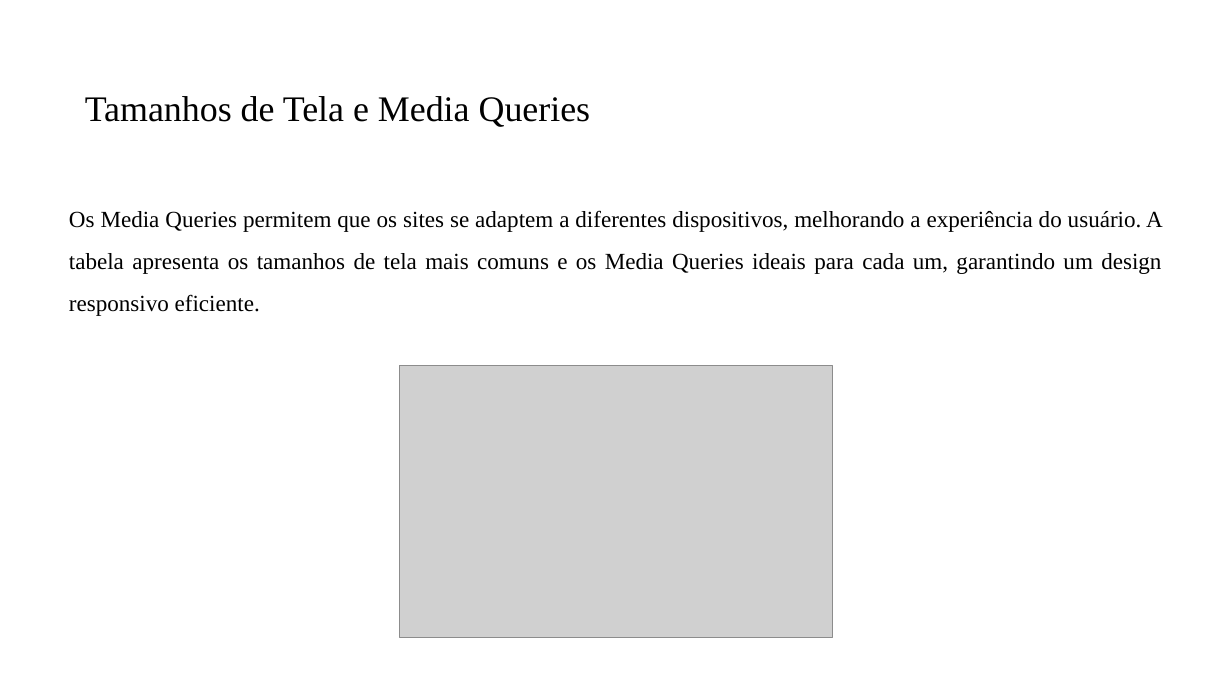
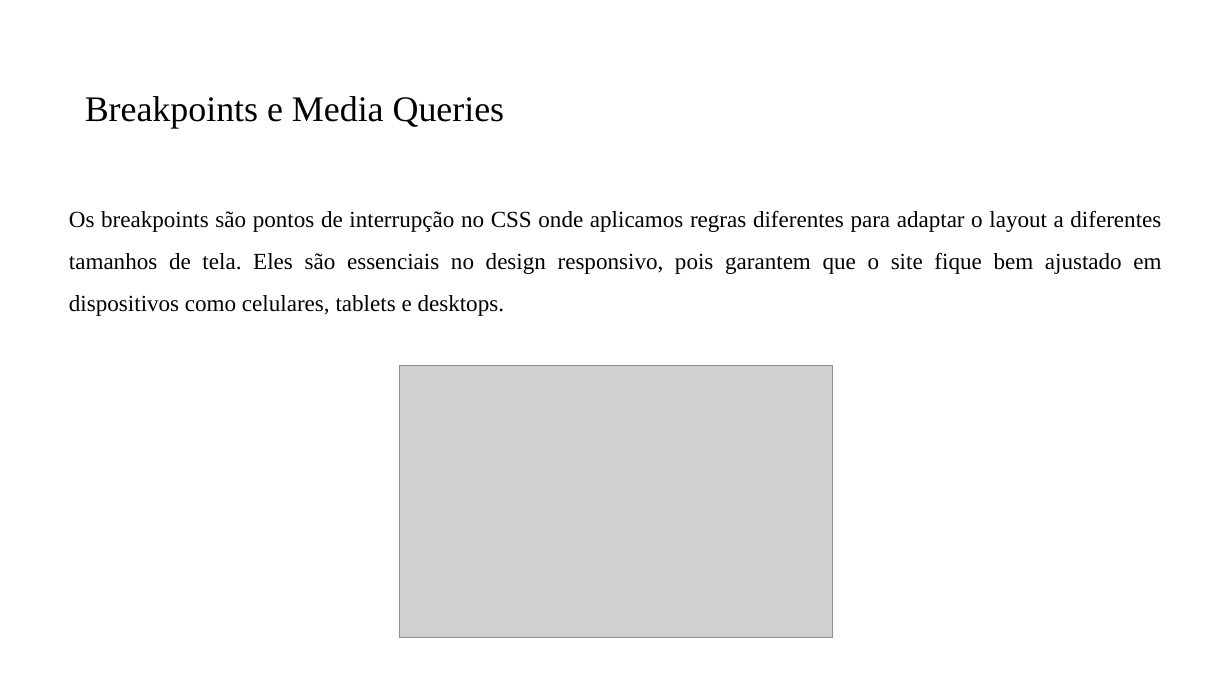
Before and after one commit to PedroMiho/UMC, a slide deck: slide 4 of Lógica e Programação/Módulo 03 - Framework/Aula 18 - Media Query/Media Query.pptx. Drawn at 1232x693 pixels with LibreOffice and Linux fonts; fonts in the diff are those of the drawing; grey boxes stand for pictures; background and template pictures are left out. Boxes give left, top, right and bottom in pixels: in the first picture for what was removed or moved away, otherwise in the second. Text is boxed around its words. In the diff, an @@ line names an element or a change of style, - is before the commit and + after.

```diff
--- a/Lógica e Programação/Módulo 03 - Framework/Aula 18 - Media Query/Media Query.pptx
+++ b/Lógica e Programação/Módulo 03 - Framework/Aula 18 - Media Query/Media Query.pptx
@@ title at [85,96,505,129]: text changed @@
-Tamanhos de Tela e Media Queries
+Breakpoints e Media Queries
@@ text at [69,210,1161,316]: text changed @@
-Os Media Queries permitem que os sites se adaptem a diferentes dispositivos, melhorando a experiência do usuário. A tabela apresenta os tamanhos de tela mais comuns e os Media Queries ideais para cada um, garantindo um design responsivo eficiente.
+Os breakpoints são pontos de interrupção no CSS onde aplicamos regras diferentes para adaptar o layout a diferentes tamanhos de tela. Eles são essenciais no design responsivo, pois garantem que o site fique bem ajustado em dispositivos como celulares, tablets e desktops.
```
Also in this commit, not shown: 3 slides added, 1 other file.
